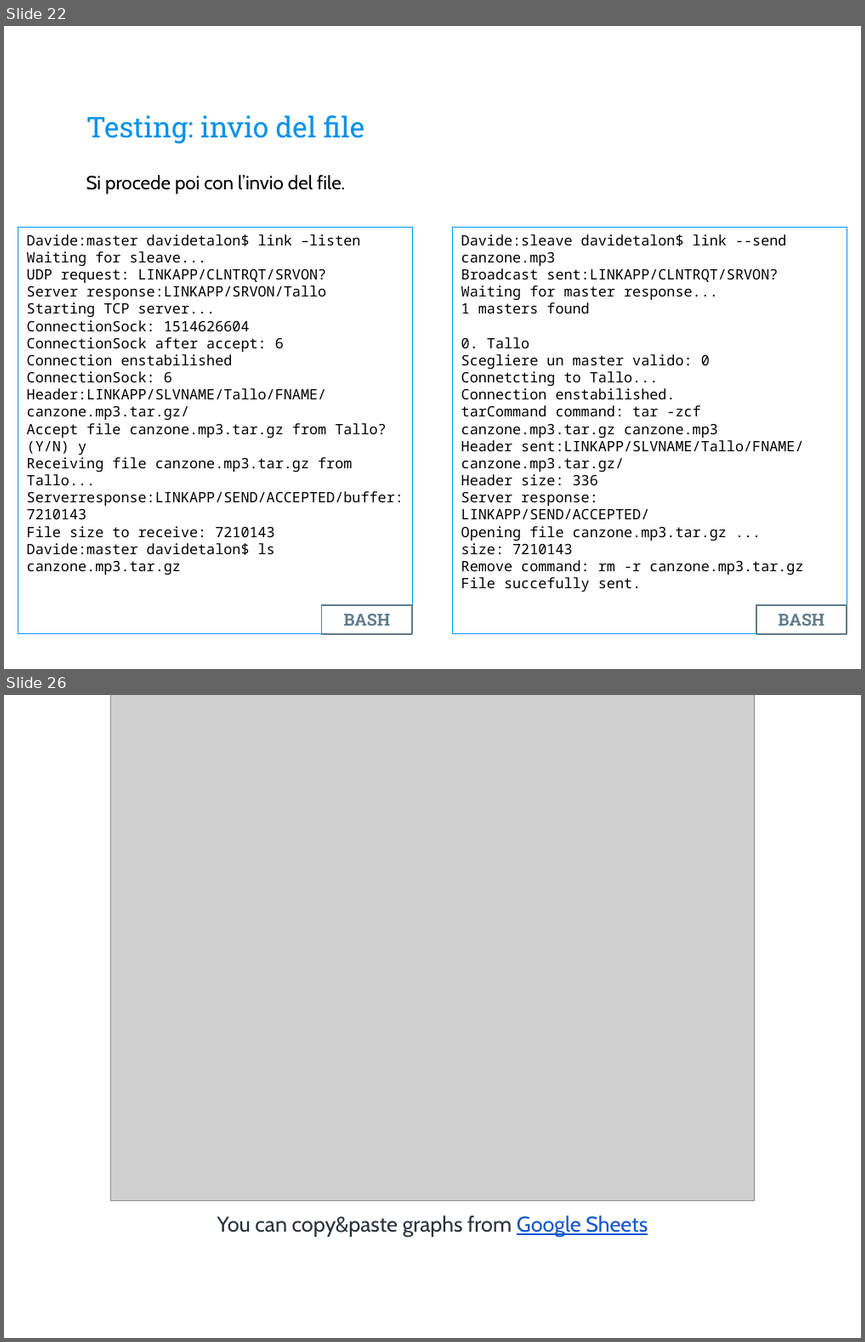
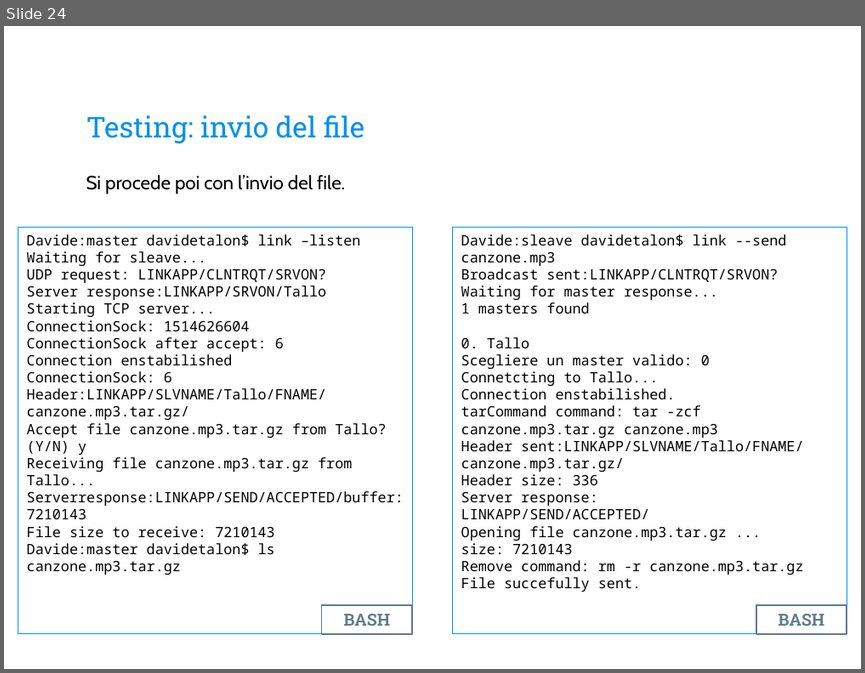
Before and after one commit to davidetalon/link, a slide deck: Presentation slides/Presentazione.pptx. Shown one above the other, each under a label of ours: slides 22 and 26 before the commit, slide 24 after it; the slides between them are not shown. The pictures are 865x1342 and 865x673 pixels, drawn with LibreOffice and Linux fonts; fonts in the diff are those of the drawing; grey boxes stand for pictures; background and template pictures are left out. Boxes give left, top, right and bottom in pixels: in the first picture for what was removed or moved away, otherwise in the second. Text is boxed around its words. In the diff, an @@ line names an element or a change of style, - is before the commit and + after.

```diff
--- a/Presentation slides/Presentazione.pptx
+++ b/Presentation slides/Presentazione.pptx
@@ slide 26 removed at [4, 695, 861, 1338], background picture (left out) @@
@@ picture removed at [110, 695, 754, 1201] @@
@@ text removed at [217, 1215, 647, 1236] @@
-You can copy&paste graphs from Google Sheets
@@ what was slide 22 is now slide 24 @@
```
Also in this commit, not shown: 12 slides changed, 4 slides added, 6 other slides removed.
